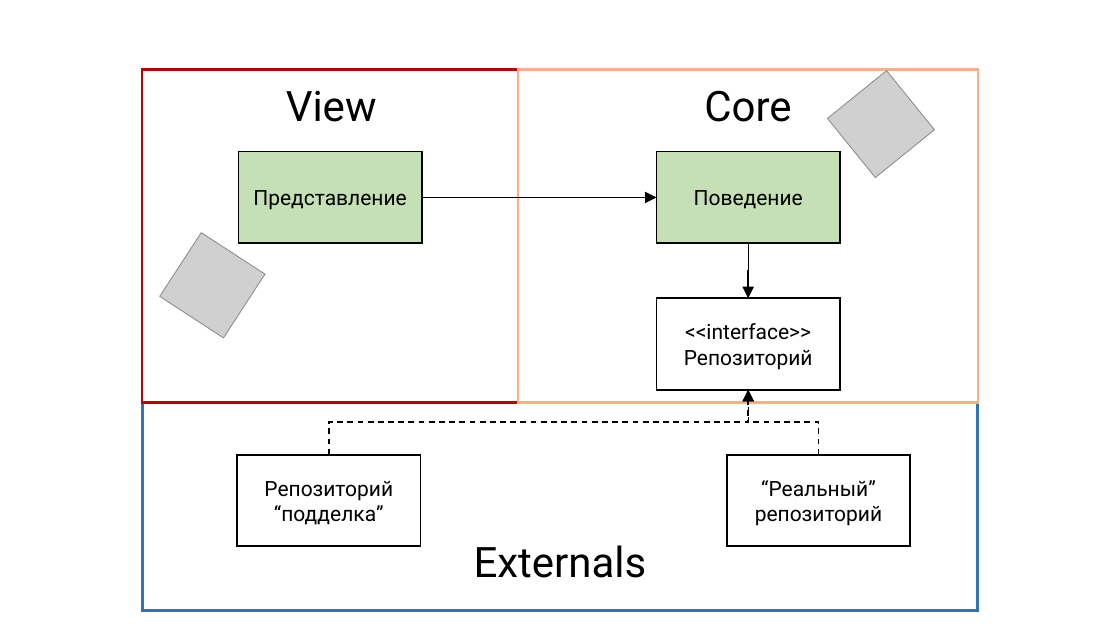
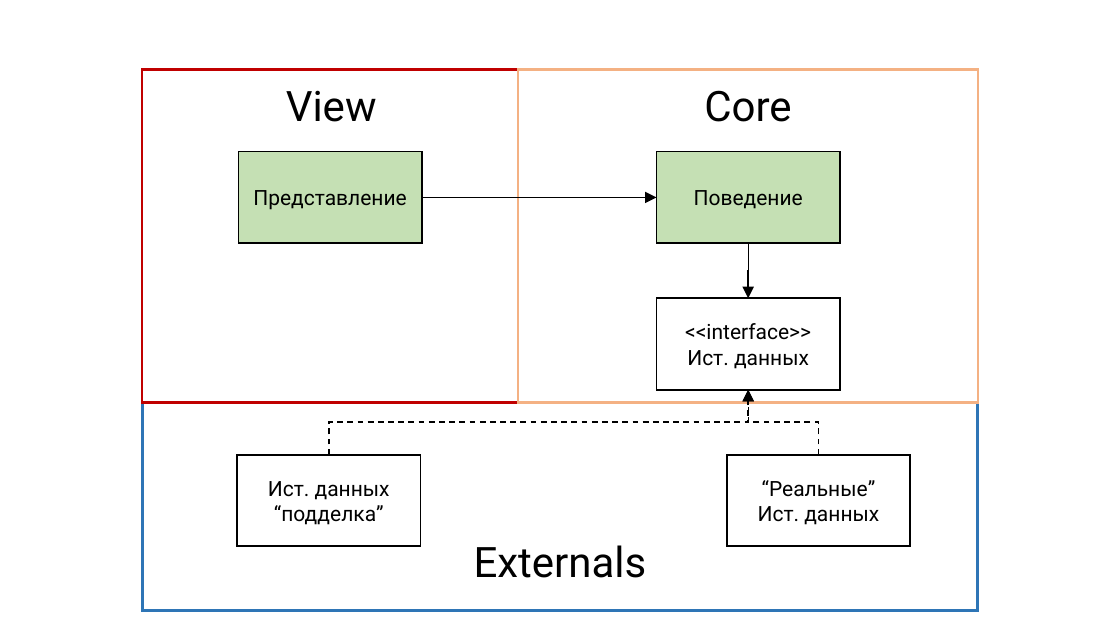
Before and after one commit to rkhaimov/brain-gym, a slide deck: slide 67 of Презентация.pptx (slide 76 before the commit). Drawn at 1120x630 pixels with LibreOffice and Linux fonts; fonts in the diff are those of the drawing; grey boxes stand for pictures. Boxes give left, top, right and bottom in pixels: in the first picture for what was removed or moved away, otherwise in the second. Text is boxed around its words. In the diff, an @@ line names an element or a change of style, - is before the commit and + after.

```diff
--- a/Презентация.pptx
+++ b/Презентация.pptx
@@ picture removed at <box>828,70,936,178</box> @@
@@ picture removed at <box>159,232,265,338</box> @@
@@ text in rectangle at <box>687,350,809,369</box>: text changed @@
-Репозиторий
+Ист. данных
@@ text in rectangle at <box>268,481,390,525</box>: text changed @@
-Репозиторий “подделка”
+Ист. данных “подделка”
@@ text in rectangle at <box>758,480,879,525</box>: text changed @@
-“Реальный” репозиторий
+“Реальные”
+Ист. данных
```
Also in this commit, not shown: 38 other slides changed, 21 slides added, 24 slides removed.
